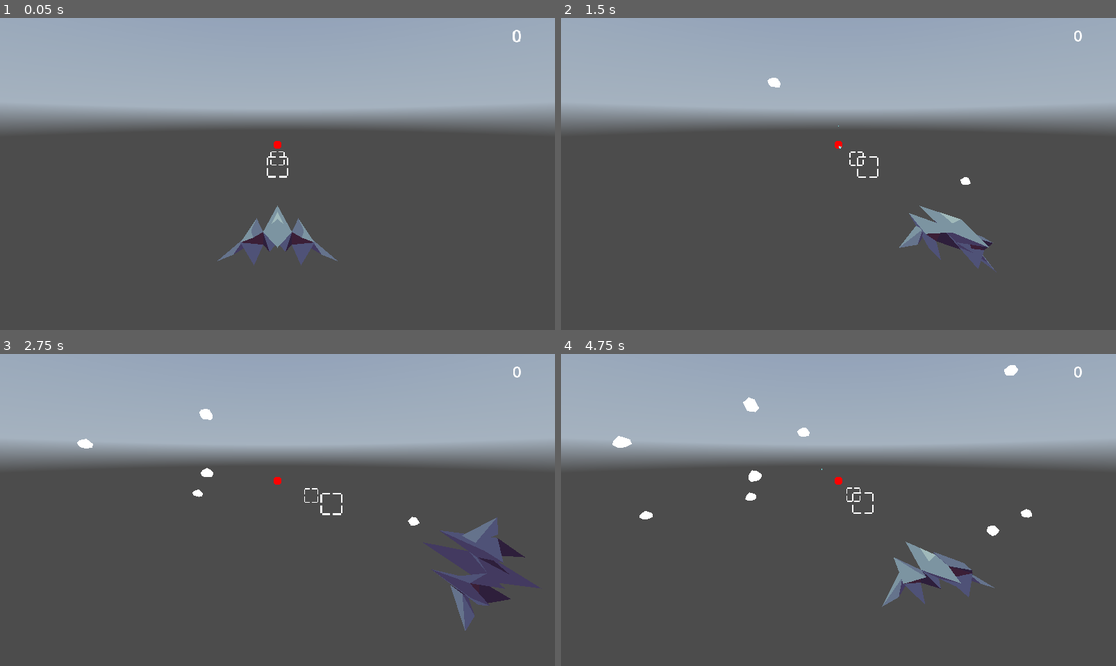
Above: before the commit, frames 1-4 (two rows, left to right).
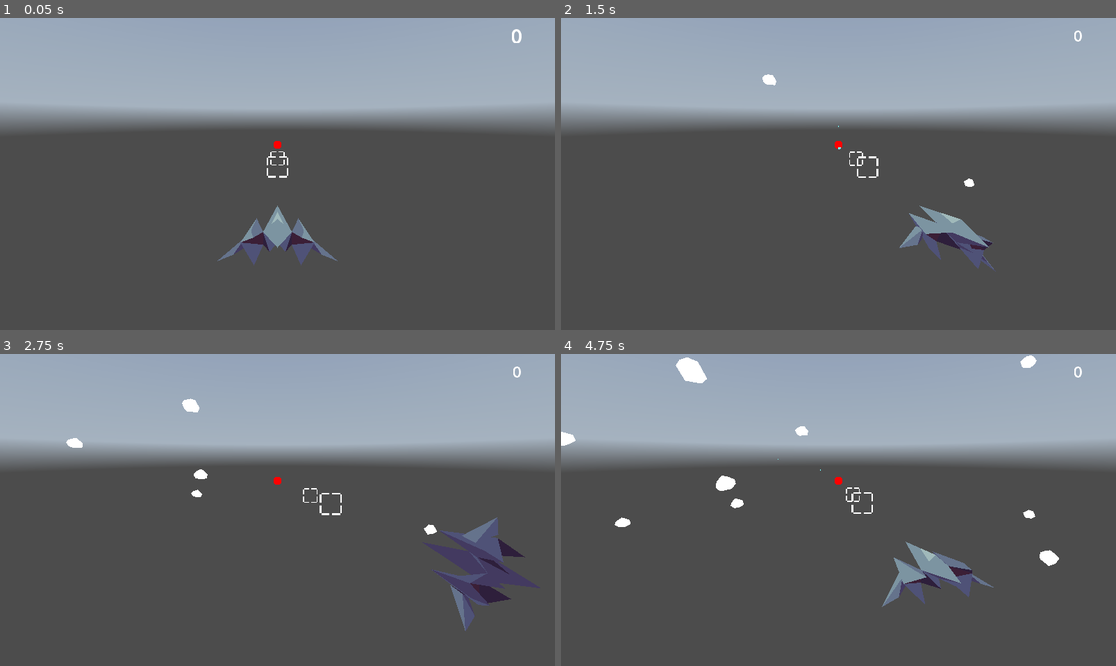
Above: after the commit, the same moments.

Repository: pjimenez1502/NovaRat
Game: Godot game, scene res://Scenes/World/UI.tscn
Same seed, same stepped clock (60 frames per second), same inputs: the game is played once before the commit and once after it. A sky picture missing from this copy of the repository is replaced by a grey-blue gradient.
Inputs (mouse positions are in pixels of both pictures, inside the frame that each line leads up to):
- Up to frame 1 (0.05 s): no input
- Up to frame 2 (1.5 s): tap Enter at 0.5 s; move the mouse to (960, 158) at 0.52 s; press the mouse at (960, 158) at 0.53 s; hold E (DODGE_RIGHT) 0.53-1.25 s; release the mouse at (960, 158) at 1.25 s; drag from (727, 189) to (810, 236) at 1.27 s
- Up to frame 3 (2.75 s): move the mouse to (333, 441) at 2.02 s; hold E (DODGE_RIGHT) from 2.03 s (still down); tap Delete at 2.1 s
- Up to frame 4 (4.75 s): release E (DODGE_RIGHT) at 2.75 s; drag from (810, 572) to (672, 463) at 2.77 s; move the mouse to (1005, 556) at 3.52 s; hold Q (DODGE_LEFT) 3.53-4.25 s; tap Enter at 3.6 s; drag from (672, 463) to (755, 432) at 4.27 s

The runs differ from the first frame. In frame 1, less than 0.1% of the frame differs, in the area x 92-94%, y 3-9%; in frame 2, 0.2%; in frame 3, 0.5%; in frame 4, 1.4%, in the area x 0-90%, y 0-82%.

Commit message:
Player boost and brake

Diff:
--- a/Scenes/Player Ship.tscn
+++ b/Scenes/Player Ship.tscn
@@ -92,6 +92,7 @@
 _player_control = NodePath("PlayerControl")
 weapon = NodePath("Weapon")
 stats = NodePath("Stats")
+speed = 8.0
 
 [node name="PlayerShip" parent="." instance=ExtResource("1_h0486")]
 
--- a/Scenes/World/UI.tscn
+++ b/Scenes/World/UI.tscn
@@ -17,7 +17,7 @@
 "times": PackedFloat32Array(0, 0.0001, 0.0002, 0.05, 0.1),
 "transitions": PackedFloat32Array(1, 1, 1, 1, 1),
 "update": 0,
-"values": [Vector2(1, 1), Vector2(1, 1), Vector2(1, 1), Vector2(1.2, 1.2), Vector2(1, 1)]
+"values": [Vector2(1, 1), Vector2(1, 1), Vector2(1, 1), Vector2(1.4, 1.4), Vector2(1, 1)]
 }
 
 [sub_resource type="AnimationLibrary" id="AnimationLibrary_v8wjv"]
--- a/Src/Player/PlayerControl.gd
+++ b/Src/Player/PlayerControl.gd
@@ -5,6 +5,8 @@
 
 
 var direction : Vector2
+var braking : bool
+var boosting : bool
 
 const DOUBLETAP_DELAY : float = .25
 var doubletap_time : float = DOUBLETAP_DELAY
@@ -28,6 +30,9 @@
 		_player_ship.dodge(-1)
 	if check_right_dodge():
 		_player_ship.dodge(1)
+
+	braking = Input.is_action_pressed("SPEED_DOWN")
+	boosting = Input.is_action_pressed("SPEED_UP")
 
 var left_pressed : bool
 var left_released : bool
--- a/Src/Player/player_ship.gd
+++ b/Src/Player/player_ship.gd
@@ -11,8 +11,13 @@
 @export var weapon : ship_weapon
 @export var stats : ship_stats
 
+@export var speed : float = 6
+@export var boost_power : float = 1.4
+@export var brake_power : float = 0.8
+
 @export var dodge_distance : float = 1.5
 @export var dodge_cooldown : float = 2
+
 var curr_dodge_cooldown : float
 
 var target_position : Vector3
@@ -35,9 +40,13 @@
 		check_turning(delta)
 	curr_dodge_cooldown -= delta
 
+func calculate_speed() -> float:
+	return speed * (brake_power if _player_control.braking else 1) * (boost_power if _player_control.boosting else 1)
+
 func forward(delta : float) -> void:
-	play_area.global_translate(-play_area.transform.basis.z * delta * 4)
-	pass
+	var calculated_speed = calculate_speed()
+	print(calculated_speed)
+	play_area.global_translate(-play_area.transform.basis.z * delta * calculated_speed)
 
 func steer(delta : float) -> void:
 	target_position = position + Vector3(_player_control.direction.x, _player_control.direction.y, 0) + (Vector3(_bank, 0, 0) * 0.5)
--- a/project.godot
+++ b/project.godot
@@ -82,13 +82,13 @@
 SPEED_UP={
 "deadzone": 0.5,
 "events": [Object(InputEventKey,"resource_local_to_scene":false,"resource_name":"","device":-1,"window_id":0,"alt_press …(182 unchanged characters)…
-, Object(InputEventJoypadButton,"resource_local_to_scene":false,"resource_name":"","device":-1,"button_index":11,"pressure":0.0,"pressed":true,"script":null)
+, Object(InputEventJoypadButton,"resource_local_to_scene":false,"resource_name":"","device":-1,"button_index":3,"pressure":0.0,"pressed":true,"script":null)
 ]
 }
 SPEED_DOWN={
 "deadzone": 0.5,
 "events": [Object(InputEventKey,"resource_local_to_scene":false,"resource_name":"","device":-1,"window_id":0,"alt_press …(182 unchanged characters)…
-, Object(InputEventJoypadButton,"resource_local_to_scene":false,"resource_name":"","device":-1,"button_index":12,"pressure":0.0,"pressed":true,"script":null)
+, Object(InputEventJoypadButton,"resource_local_to_scene":false,"resource_name":"","device":-1,"button_index":1,"pressure":0.0,"pressed":true,"script":null)
 ]
 }
 
